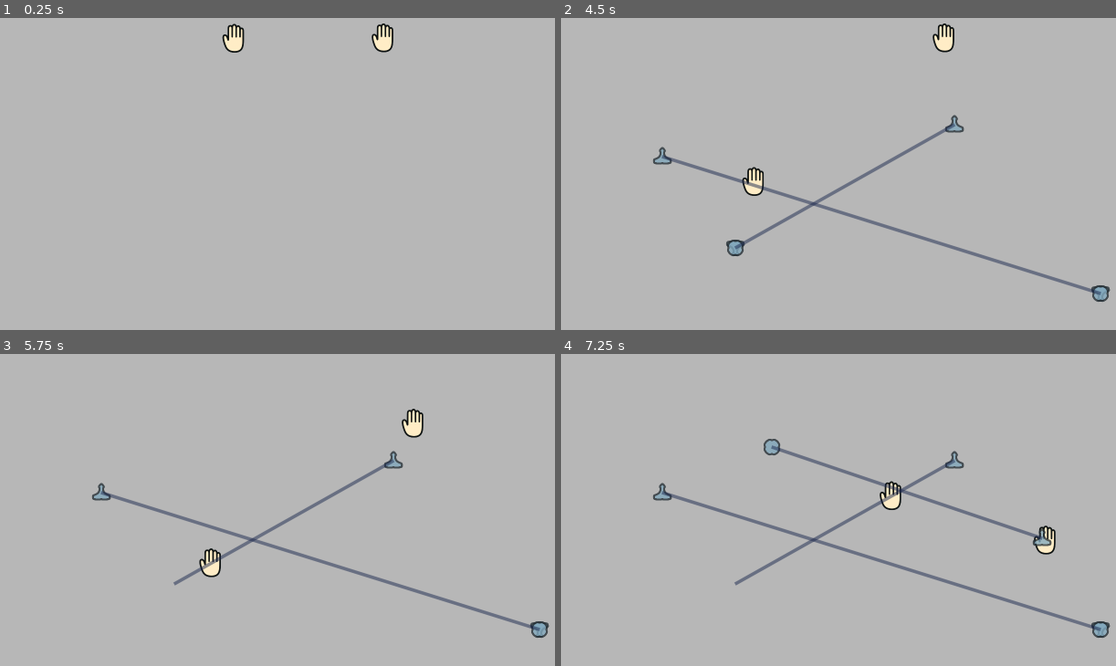
Above: before the commit, frames 1-4 (two rows, left to right).
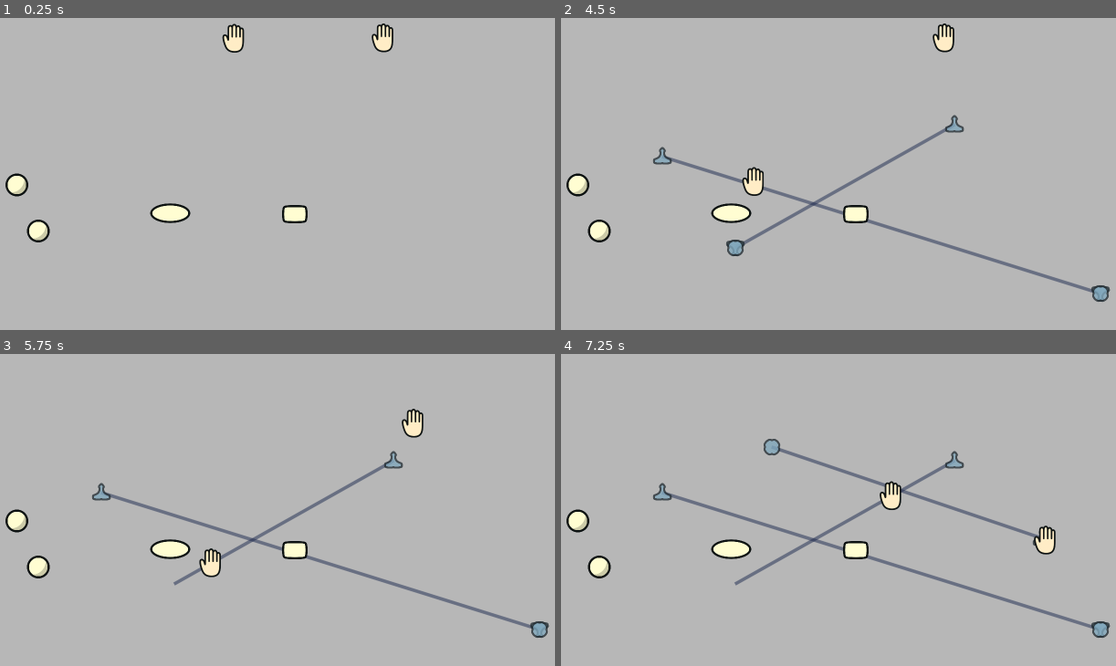
Above: after the commit, the same moments.

Repository: westonkelliher/GodotDemos
Game: Godot game, scene res://stage.tscn
Two runs of this game, one before a commit and one after it. Both use one fixed random seed, a clock stepped at 60 frames per second and the inputs below.
Inputs (mouse positions are in pixels of both pictures, inside the frame that each line leads up to):
- Up to frame 1 (0.25 s): no input
- Up to frame 2 (4.5 s): tap Enter at 0.5, 2 s; move the mouse to (1043, 202) at 0.52 s; right-click (1043, 202) at 0.6 s; tap Space at 1.25, 2.75 s; move the mouse to (733, 248) at 1.27 s; hold S (putdown) 1.28-2.03 s; click (733, 248) at 1.35 s; move the mouse to (955, 124) at 2.02 s; tap W (pickup) at 2.1, 4.35 s; move the mouse to (844, 317) at 2.77 s; right-click (844, 317) at 2.85 s; move the mouse to (1099, 292) at 3.52 s; hold S (putdown) from 3.53 s (still down); click (1099, 292) at 3.6 s; move the mouse to (660, 155) at 4.27 s
- Up to frame 3 (5.75 s): keep holding S (putdown); move the mouse to (355, 559) at 5.02 s; right-click (355, 559) at 5.1 s
- Up to frame 4 (7.25 s): move the mouse to (771, 447) at 5.77 s; release S (putdown) at 5.78 s; click (771, 447) at 5.85 s; move the mouse to (1043, 538) at 6.52 s; tap W (pickup) at 6.6 s

The runs differ from the first frame. In frame 1, 1.1% of the frame differs, in the area x 0-56%, y 49-72%; in frame 2, 1.2%; in frame 3, 1.1%; in frame 4, 1.3%, in the area x 0-98%, y 29-89%.

Commit message:
HandLines: cooking object images

Diff:
--- a/HandLines/cmd_vertex.tscn
+++ b/HandLines/cmd_vertex.tscn
@@ -59,5 +59,6 @@
 
 [node name="CmdVertex" type="AnimatedSprite2D"]
 modulate = Color(0.5032, 0.65712, 0.74, 0.784314)
+z_index = 1
 scale = Vector2(0.17, 0.17)
 sprite_frames = SubResource("SpriteFrames_7aykh")
--- a/HandLines/stage.tscn
+++ b/HandLines/stage.tscn
@@ -1,21 +1,79 @@
-[gd_scene load_steps=4 format=3 uid="uid://bvk6o3ljj26th"]
+[gd_scene load_steps=11 format=3 uid="uid://bvk6o3ljj26th"]
 
 [ext_resource type="PackedScene" uid="uid://ckyu7uovsxcpq" path="res://hand.tscn" id="1_6ssg7"]
 [ext_resource type="Script" path="res://stage.gd" id="1_djgvj"]
 [ext_resource type="PackedScene" uid="uid://wgaa6m23f3ov" path="res://my_line.tscn" id="3_havdq"]
+[ext_resource type="Texture2D" uid="uid://blpwtfv4dbd2r" path="res://images/ball.png" id="4_c8sea"]
+[ext_resource type="Texture2D" uid="uid://b3dqkm7ye776t" path="res://images/patty.png" id="5_uff3u"]
+[ext_resource type="Texture2D" uid="uid://c30j3vr2kgcxb" path="res://images/cake.png" id="6_41c44"]
+
+[sub_resource type="AtlasTexture" id="AtlasTexture_bqlby"]
+atlas = ExtResource("4_c8sea")
+region = Rect2(0, 0, 400, 400)
+
+[sub_resource type="AtlasTexture" id="AtlasTexture_ergta"]
+atlas = ExtResource("5_uff3u")
+region = Rect2(0, 0, 400, 400)
+
+[sub_resource type="AtlasTexture" id="AtlasTexture_ijvyv"]
+atlas = ExtResource("6_41c44")
+region = Rect2(0, 0, 400, 400)
+
+[sub_resource type="SpriteFrames" id="SpriteFrames_bgjxr"]
+animations = [{
+"frames": [{
+"duration": 1.0,
+"texture": SubResource("AtlasTexture_bqlby")
+}, {
+"duration": 1.0,
+"texture": SubResource("AtlasTexture_ergta")
+}, {
+"duration": 1.0,
+"texture": SubResource("AtlasTexture_ijvyv")
+}],
+"loop": true,
+"name": &"default",
+"speed": 5.0
+}]
 
 [node name="Stage" type="Node2D"]
 script = ExtResource("1_djgvj")
 
 [node name="Hand1" parent="." instance=ExtResource("1_6ssg7")]
+z_index = 2
 position = Vector2(612, 91)
 
 [node name="Hand2" parent="." instance=ExtResource("1_6ssg7")]
+z_index = 2
 position = Vector2(939, 90)
 
 [node name="TempLine" parent="." instance=ExtResource("3_havdq")]
 
 [node name="Cmds" type="Node2D" parent="."]
 
+[node name="Items" type="Node2D" parent="."]
+
+[node name="berl" type="AnimatedSprite2D" parent="Items"]
+position = Vector2(135, 412)
+scale = Vector2(0.25, 0.25)
+sprite_frames = SubResource("SpriteFrames_bgjxr")
+
+[node name="berl2" type="AnimatedSprite2D" parent="Items"]
+position = Vector2(182, 513)
+scale = Vector2(0.25, 0.25)
+sprite_frames = SubResource("SpriteFrames_bgjxr")
+
+[node name="berl3" type="AnimatedSprite2D" parent="Items"]
+position = Vector2(471, 474)
+scale = Vector2(0.25, 0.25)
+sprite_frames = SubResource("SpriteFrames_bgjxr")
+frame = 1
+
+[node name="berl4" type="AnimatedSprite2D" parent="Items"]
+position = Vector2(744, 476)
+scale = Vector2(0.25, 0.25)
+sprite_frames = SubResource("SpriteFrames_bgjxr")
+frame = 2
+
 [connection signal="finished_cmd" from="Hand1" to="." method="_on_hand1_finished_cmd"]
 [connection signal="finished_cmd" from="Hand2" to="." method="_on_hand2_finished_cmd"]
Binary file added: HandLines/images/ball.png
Not shown, added: HandLines/images/ball.png.import
Binary file added: HandLines/images/cake.png
Not shown, added: HandLines/images/cake.png.import
Binary file added: HandLines/images/patty.png
Not shown, added: HandLines/images/patty.png.import
